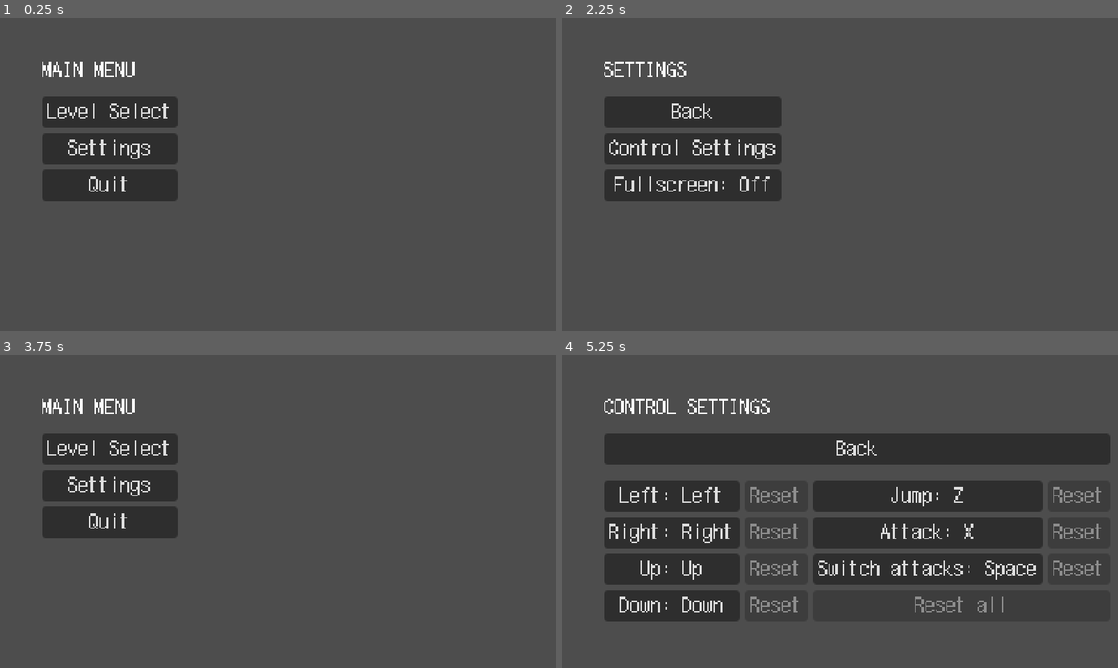
Above: before the commit, frames 1-4 (two rows, left to right).
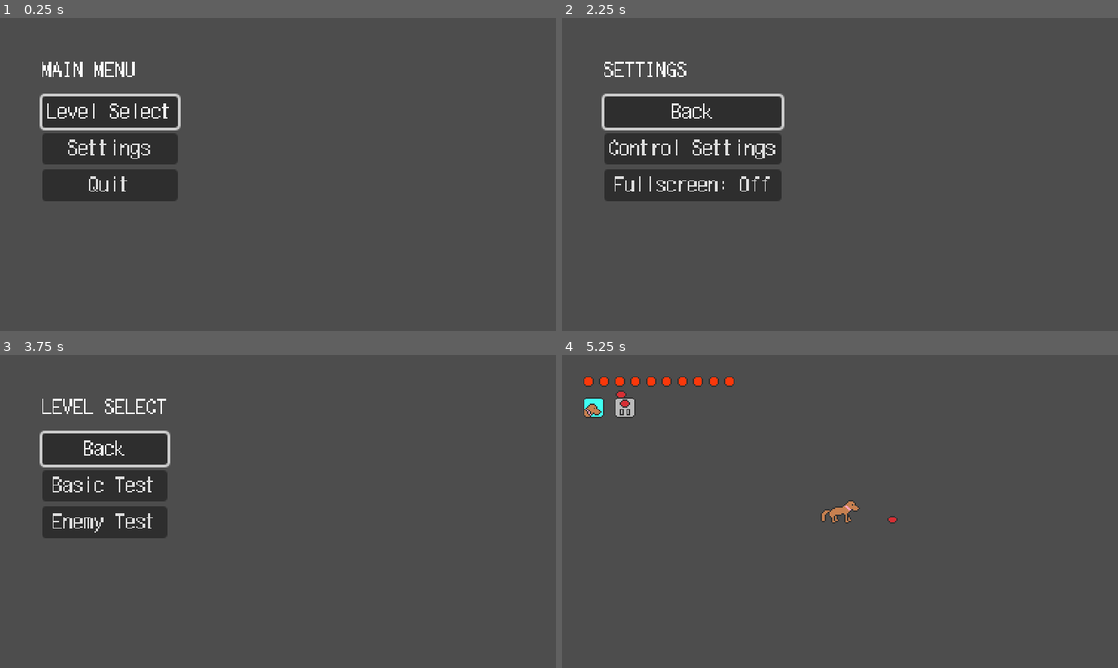
Above: after the commit, the same moments.

Repository: AmossGuy/The-Adventures-of-Gracie
Game: Godot game, scene res://menu.tscn
The game is run twice, just before and just after one commit, with the same random seed, the same clock (stepped at 60 frames per second) and the same inputs.
Inputs (mouse positions are in pixels of both pictures, inside the frame that each line leads up to):
- Up to frame 1 (0.25 s): no input
- Up to frame 2 (2.25 s): click "Level Select" at 0.5 s; click "Back" at 1.25 s; click "Settings" at 2 s
- Up to frame 3 (3.75 s): click "Back" at 2.75 s; tap Enter at 3.5 s; move the mouse to (400, 495) at 3.52 s; hold Right (right) from 3.53 s (still down); tap X (attack) at 3.6 s; click (400, 495) at 3.67 s
- Up to frame 4 (5.25 s): tap Z (jump) at 3.77 s; release Right (right) at 4.25 s; click (667, 486) at 4.25 s, where only the run after the commit has a clickable "Basic Test"; click (689, 486) at 5 s, where only the run before the commit has a clickable "Control Settings"

The runs differ from the first frame. In frame 1, 0.5% of the frame differs, in the area x 7-33%, y 24-36%; in frame 2, 0.7%; in frame 3, 2.4%; in frame 4, 34%, in the area x 3-99%, y 6-86%.

Commit message:
make menus navigable with keyboard or controller

Diff:
--- a/level_manager.gd
+++ b/level_manager.gd
@@ -1,7 +1,7 @@
 extends Node2D
 
 func _input(event: InputEvent) -> void:
-	if event.is_action_pressed("ui_cancel"):
+	if event.is_action_pressed("pause"):
 		get_viewport().set_input_as_handled()
 		get_tree().paused = true
 		add_child(preload("res://misc/pause_menu.tscn").instantiate())
--- a/menu.gd
+++ b/menu.gd
@@ -30,9 +30,9 @@
 func setup_main_menu() -> void:
 	start_new_menu("PAUSED" if pause_menu else "MAIN MENU")
 	if pause_menu:
-		add_button("Unpause", unpause)
+		add_button("Unpause", unpause).grab_focus()
 	if not pause_menu:
-		add_button("Level Select", setup_level_select)
+		add_button("Level Select", setup_level_select).grab_focus()
 	add_button("Settings", setup_settings_menu)
 	if not pause_menu:
 		add_button("Quit", get_tree().quit)
@@ -41,7 +41,7 @@
 
 func setup_level_select() -> void:
 	start_new_menu("LEVEL SELECT")
-	add_button("Back", setup_main_menu)
+	add_button("Back", setup_main_menu).grab_focus()
 	add_button("Basic Test", load_level.bind("res://levels/test.tscn"))
 	add_button("Enemy Test", load_level.bind("res://levels/test_enemies.tscn"))
 
@@ -51,7 +51,7 @@
 
 func setup_settings_menu() -> void:
 	start_new_menu("SETTINGS")
-	add_button("Back", setup_main_menu)
+	add_button("Back", setup_main_menu).grab_focus()
 	add_button("Control Settings", setup_control_menu)
 	var fs_b := add_button("", toggle_fullscreen)
 	fs_b.set_script(preload("res://misc/fullscreen_button_text.gd"))
@@ -64,7 +64,7 @@
 
 func setup_control_menu() -> void:
 	start_new_menu("CONTROL SETTINGS")
-	add_button("Back", setup_settings_menu)
+	add_button("Back", setup_settings_menu).grab_focus()
 	add_gap()
 	add_child(preload("res://misc/control_binder.tscn").instantiate())
 
--- a/project.godot
+++ b/project.godot
@@ -54,6 +54,54 @@
 
 [input]
 
+ui_accept={
+"deadzone": 0.5,
+"events": [Object(InputEventKey,"resource_local_to_scene":false,"resource_name":"","device":0,"window_id":0,"alt_pressed":false,"shift_pressed":false,"ctrl_pressed":false,"meta_pressed":false,"pressed":false,"keycode":4194309,"physical_keycode":0,"key_label":0,"unicode":4194309,"echo":false,"script":null)
+, Object(InputEventKey,"resource_local_to_scene":false,"resource_name":"","device":0,"window_id":0,"alt_pressed":false,"shift_pressed":false,"ctrl_pressed":false,"meta_pressed":false,"pressed":false,"keycode":4194310,"physical_keycode":0,"key_label":0,"unicode":4194310,"echo":false,"script":null)
+, Object(InputEventKey,"resource_local_to_scene":false,"resource_name":"","device":0,"window_id":0,"alt_pressed":false,"shift_pressed":false,"ctrl_pressed":false,"meta_pressed":false,"pressed":false,"keycode":32,"physical_keycode":0,"key_label":0,"unicode":32,"echo":false,"script":null)
+, Object(InputEventJoypadButton,"resource_local_to_scene":false,"resource_name":"","device":-1,"button_index":0,"pressure":0.0,"pressed":true,"script":null)
+, Object(InputEventJoypadButton,"resource_local_to_scene":false,"resource_name":"","device":-1,"button_index":6,"pressure":0.0,"pressed":true,"script":null)
+]
+}
+ui_select={
+"deadzone": 0.5,
+"events": [Object(InputEventKey,"resource_local_to_scene":false,"resource_name":"","device":0,"window_id":0,"alt_pressed":false,"shift_pressed":false,"ctrl_pressed":false,"meta_pressed":false,"pressed":false,"keycode":32,"physical_keycode":0,"key_label":0,"unicode":32,"echo":false,"script":null)
+]
+}
+ui_cancel={
+"deadzone": 0.5,
+"events": [Object(InputEventKey,"resource_local_to_scene":false,"resource_name":"","device":0,"window_id":0,"alt_pressed":false,"shift_pressed":false,"ctrl_pressed":false,"meta_pressed":false,"pressed":false,"keycode":4194305,"physical_keycode":0,"key_label":0,"unicode":4194305,"echo":false,"script":null)
+, Object(InputEventJoypadButton,"resource_local_to_scene":false,"resource_name":"","device":-1,"button_index":2,"pressure":0.0,"pressed":true,"script":null)
+]
+}
+ui_left={
+"deadzone": 0.5,
+"events": [Object(InputEventKey,"resource_local_to_scene":false,"resource_name":"","device":0,"window_id":0,"alt_pressed":false,"shift_pressed":false,"ctrl_pressed":false,"meta_pressed":false,"pressed":false,"keycode":4194319,"physical_keycode":0,"key_label":0,"unicode":4194319,"echo":false,"script":null)
+, Object(InputEventJoypadButton,"resource_local_to_scene":false,"resource_name":"","device":0,"button_index":13,"pressure":0.0,"pressed":false,"script":null)
+, Object(InputEventJoypadMotion,"resource_local_to_scene":false,"resource_name":"","device":-1,"axis":0,"axis_value":-1.0,"script":null)
+]
+}
+ui_right={
+"deadzone": 0.5,
+"events": [Object(InputEventKey,"resource_local_to_scene":false,"resource_name":"","device":0,"window_id":0,"alt_pressed":false,"shift_pressed":false,"ctrl_pressed":false,"meta_pressed":false,"pressed":false,"keycode":4194321,"physical_keycode":0,"key_label":0,"unicode":4194321,"echo":false,"script":null)
+, Object(InputEventJoypadButton,"resource_local_to_scene":false,"resource_name":"","device":0,"button_index":14,"pressure":0.0,"pressed":false,"script":null)
+, Object(InputEventJoypadMotion,"resource_local_to_scene":false,"resource_name":"","device":-1,"axis":0,"axis_value":1.0,"script":null)
+]
+}
+ui_up={
+"deadzone": 0.5,
+"events": [Object(InputEventKey,"resource_local_to_scene":false,"resource_name":"","device":0,"window_id":0,"alt_pressed":false,"shift_pressed":false,"ctrl_pressed":false,"meta_pressed":false,"pressed":false,"keycode":4194320,"physical_keycode":0,"key_label":0,"unicode":4194320,"echo":false,"script":null)
+, Object(InputEventJoypadButton,"resource_local_to_scene":false,"resource_name":"","device":0,"button_index":11,"pressure":0.0,"pressed":false,"script":null)
+, Object(InputEventJoypadMotion,"resource_local_to_scene":false,"resource_name":"","device":-1,"axis":1,"axis_value":-1.0,"script":null)
+]
+}
+ui_down={
+"deadzone": 0.5,
+"events": [Object(InputEventKey,"resource_local_to_scene":false,"resource_name":"","device":0,"window_id":0,"alt_pressed":false,"shift_pressed":false,"ctrl_pressed":false,"meta_pressed":false,"pressed":false,"keycode":4194322,"physical_keycode":0,"key_label":0,"unicode":4194322,"echo":false,"script":null)
+, Object(InputEventJoypadButton,"resource_local_to_scene":false,"resource_name":"","device":0,"button_index":12,"pressure":0.0,"pressed":false,"script":null)
+, Object(InputEventJoypadMotion,"resource_local_to_scene":false,"resource_name":"","device":-1,"axis":1,"axis_value":1.0,"script":null)
+]
+}
 left={
 "deadzone": 0.5,
 "events": [Object(InputEventKey,"resource_local_to_scene":false,"resource_name":"","device":-1,"window_id":0,"alt_press …(182 unchanged characters)…
@@ -96,6 +144,12 @@
 , Object(InputEventJoypadButton,"resource_local_to_scene":false,"resource_name":"","device":-1,"button_index":4,"pressure":0.0,"pressed":true,"script":null)
 ]
 }
+pause={
+"deadzone": 0.5,
+"events": [Object(InputEventKey,"resource_local_to_scene":false,"resource_name":"","device":-1,"window_id":0,"alt_pressed":false,"shift_pressed":false,"ctrl_pressed":false,"meta_pressed":false,"pressed":false,"keycode":0,"physical_keycode":4194305,"key_label":0,"unicode":0,"echo":false,"script":null)
+, Object(InputEventJoypadButton,"resource_local_to_scene":false,"resource_name":"","device":-1,"button_index":6,"pressure":0.0,"pressed":true,"script":null)
+]
+}
 
 [layer_names]
 
